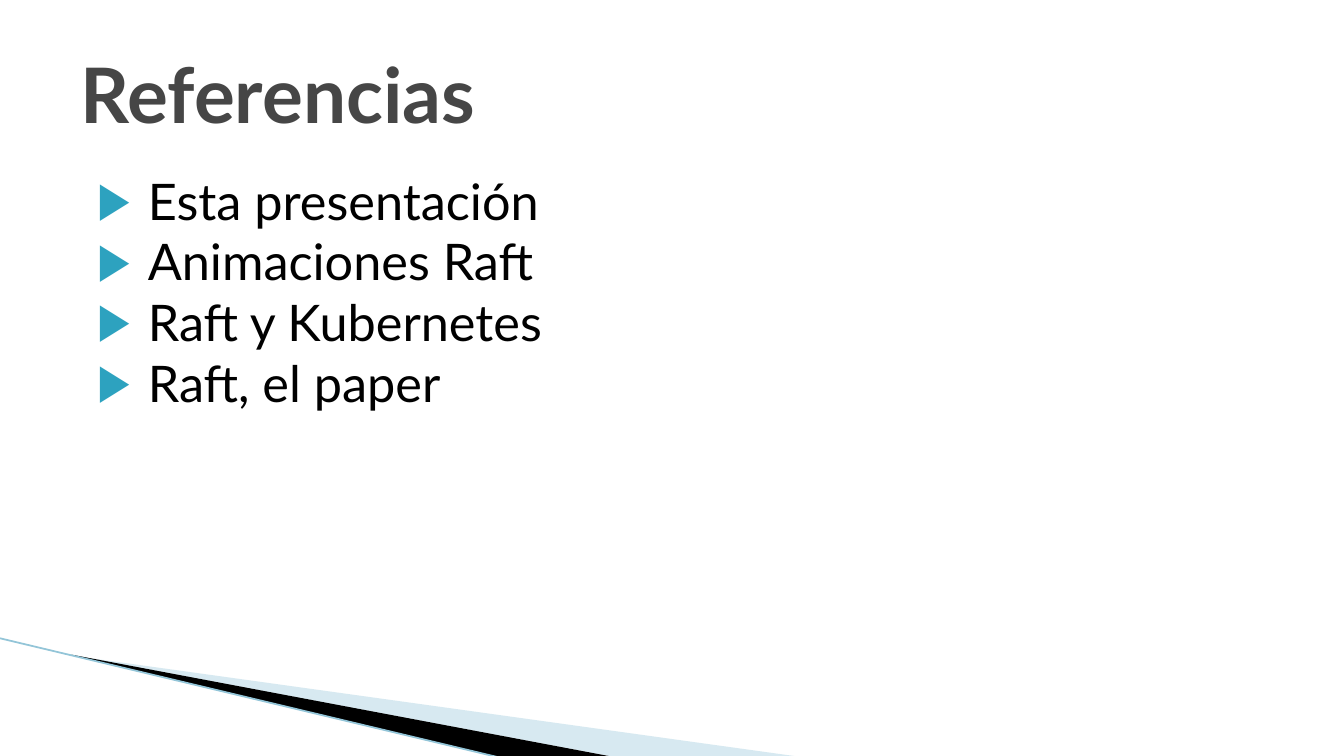
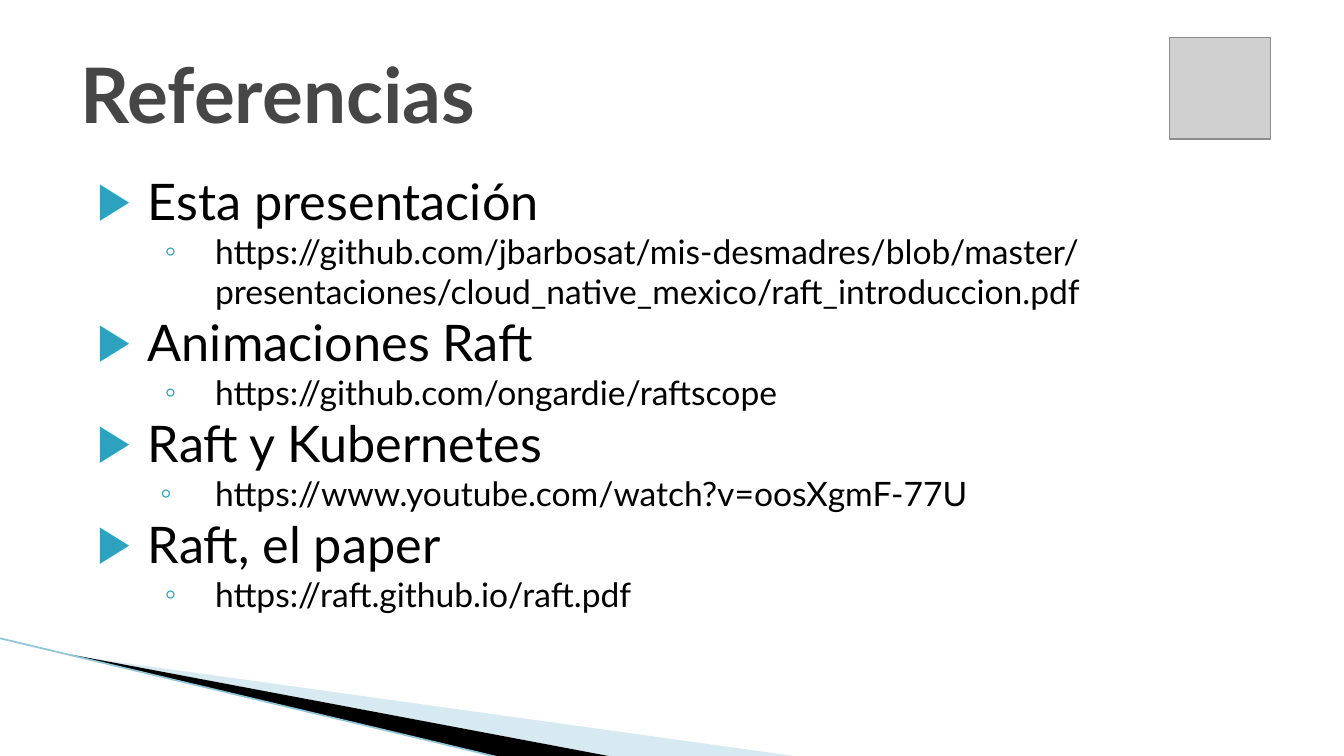
Before and after one commit to jbarbosat/mis-desmadres, a slide deck: slide 18 of presentaciones/cloud_native_mexico/raft_introduccion.odp (slide 3 before the commit). Drawn at 1344x756 pixels with LibreOffice and Linux fonts; fonts in the diff are those of the drawing; grey boxes stand for pictures; background and template pictures are left out. Boxes give left, top, right and bottom in pixels: in the first picture for what was removed or moved away, otherwise in the second. Text is boxed around its words. In the diff, an @@ line names an element or a change of style, - is before the commit and + after.

```diff
--- a/presentaciones/cloud_native_mexico/raft_introduccion.odp
+++ b/presentaciones/cloud_native_mexico/raft_introduccion.odp
@@ picture added at <box>1169,38,1270,138</box> @@
@@ text at <box>215,239,1080,310</box>: paragraph added @@
+  ◦ https://github.com/jbarbosat/mis-desmadres/blob/master/presentaciones/cloud_native_mexico/raft_introduccion.pdf
@@ text at <box>215,380,777,411</box>: paragraph added @@
+  ◦ https://github.com/ongardie/raftscope
@@ text at <box>215,481,967,512</box>: paragraph added @@
+  ◦ https://www.youtube.com/watch?v=oosXgmF-77U
@@ text at <box>215,582,631,613</box>: paragraph added @@
+  ◦ https://raft.github.io/raft.pdf
```
Also in this commit, not shown: 2 other slides changed, 15 slides added, 1 other file.
